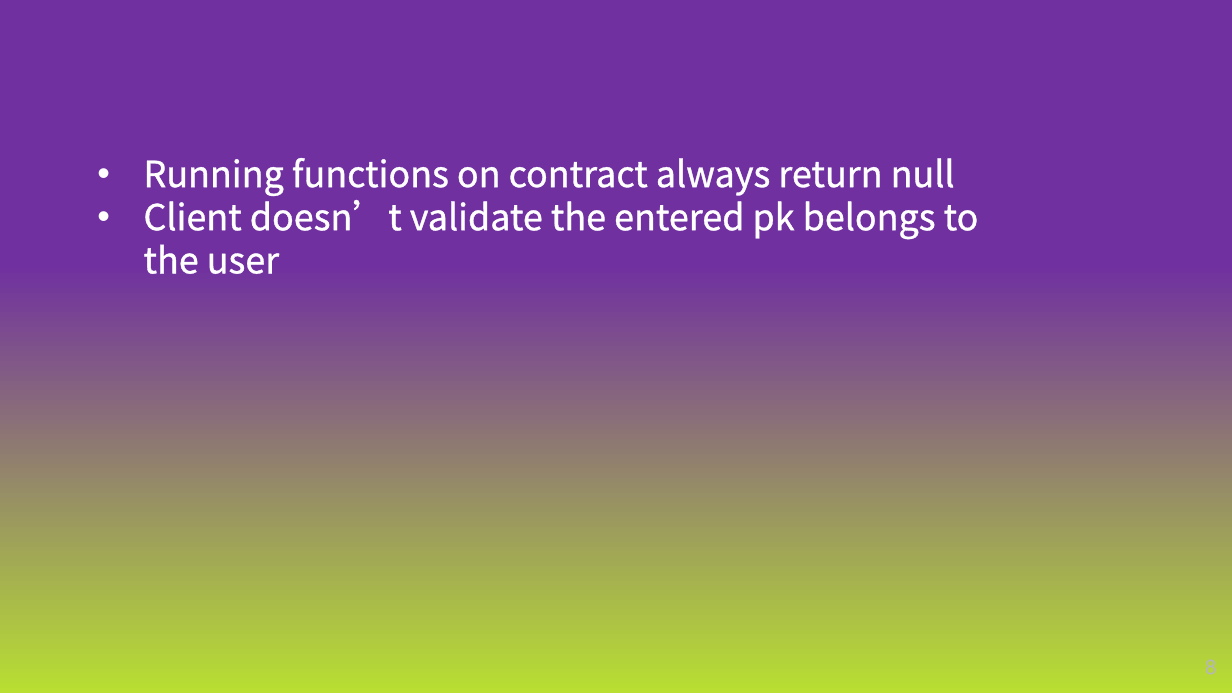
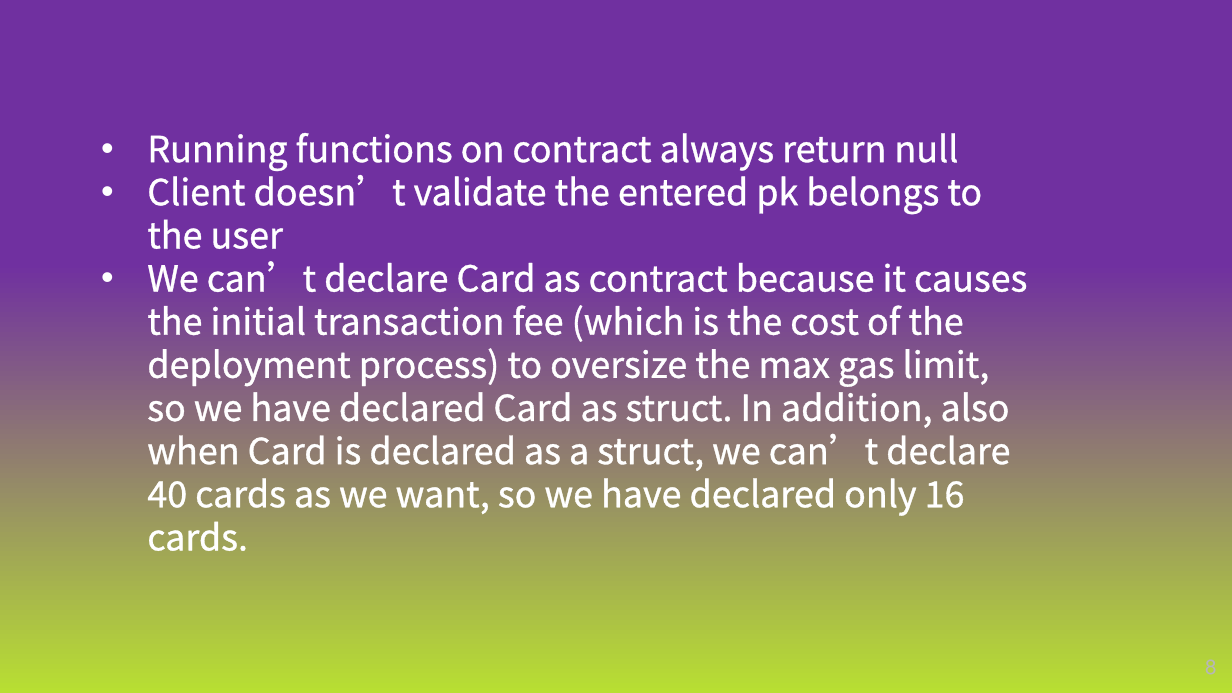
Before and after one commit to ronfri48/Play4Play, a slide deck: slide 8 of docs/Blockchain Final Project.pptx. Drawn at 1232x693 pixels with LibreOffice and Linux fonts; fonts in the diff are those of the drawing; background and template pictures are left out. Boxes give left, top, right and bottom in pixels: in the first picture for what was removed or moved away, otherwise in the second. Text is boxed around its words. In the diff, an @@ line names an element or a change of style, - is before the commit and + after.

```diff
--- a/docs/Blockchain Final Project.pptx
+++ b/docs/Blockchain Final Project.pptx
@@ text "Running functions on contract always ...": place and size @@
-text "Running functions on contract always ..." at <box>144,158,979,274</box>
+text "Running functions on contract always ..." at <box>147,133,1027,551</box>
@@ text at <box>147,261,1027,551</box>: paragraph added @@
+• We can’t declare Card as contract because it causes the initial transaction fee (which is the cost of the deployment process) to oversize the max gas limit, so we have declared Card as struct. In addition, also when Card is declared as a struct, we can’t declare 40 cards as we want, so we have declared only 16 cards.
```
Also in this commit, not shown: 6 other slides changed, 1 slide added, 3 other files.
